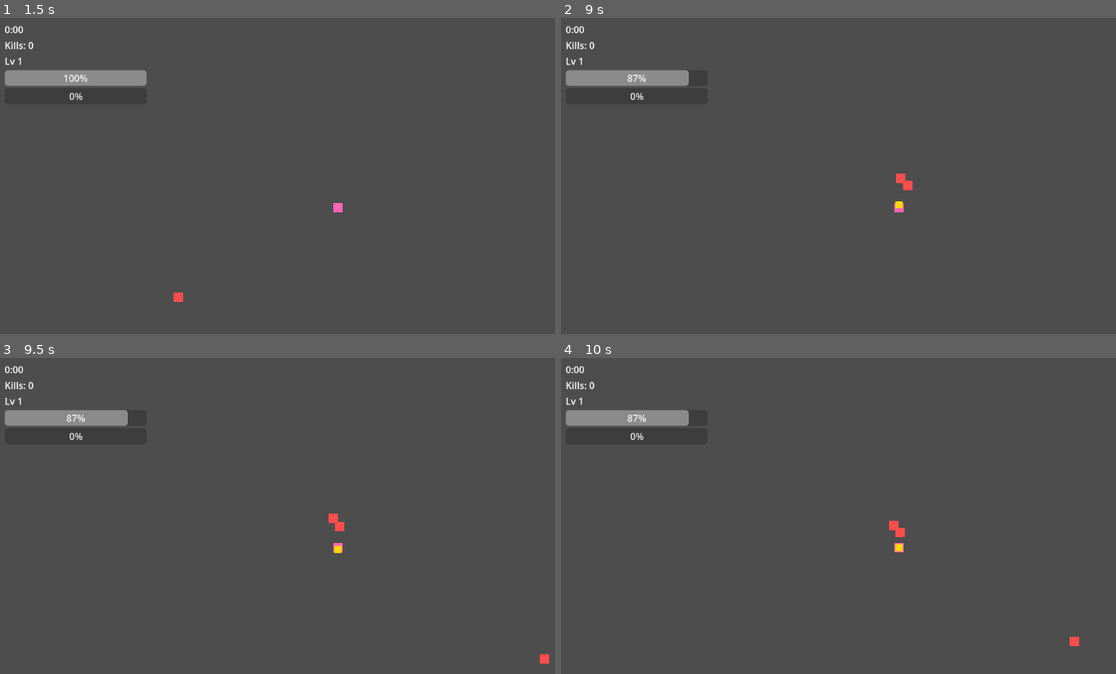
Above: before the commit, frames 1-4 (two rows, left to right).
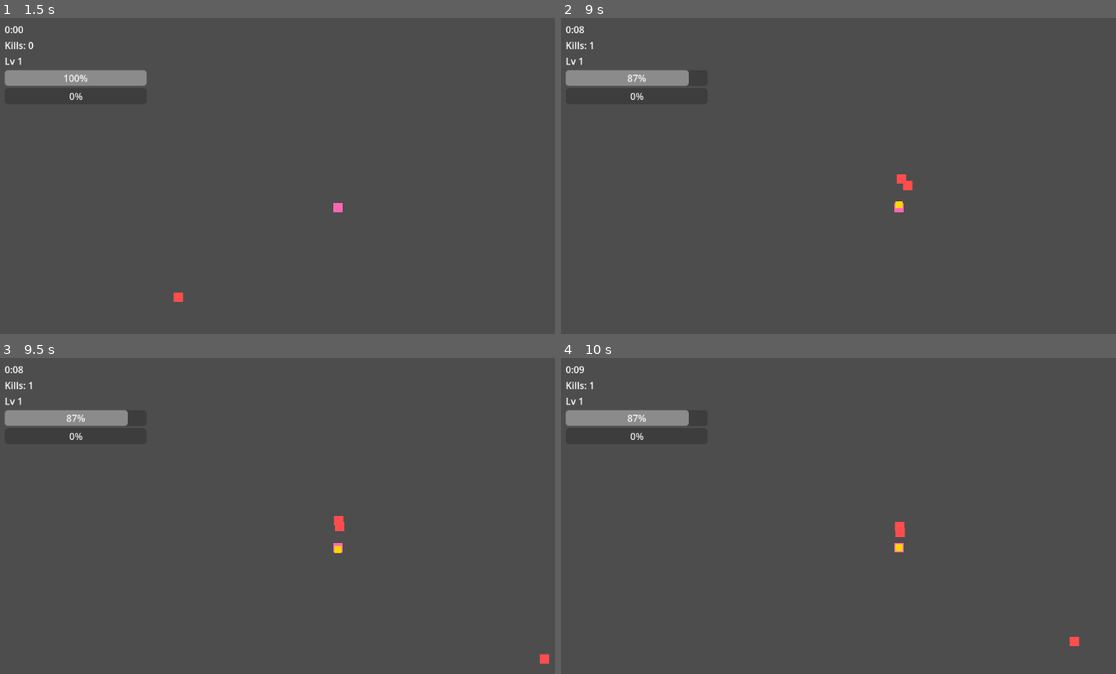
Above: after the commit, the same moments.

Repository: ZivHausler/survivers-likes-game
Game: Godot game, scene res://game/main.tscn
The game is run twice, just before and just after one commit, with the same random seed, the same clock (stepped at 60 frames per second) and the same inputs.
Inputs (mouse positions are in pixels of both pictures, inside the frame that each line leads up to):
- Up to frame 1 (1.5 s): click "Ziv" at 0.5 s; tap Enter at 1.25 s; move the mouse to (488, 188) at 1.27 s; hold D (move_right) from 1.28 s (still down); hold Shift from 1.28 s (still down); click (488, 188) at 1.42 s
- Up to frame 2 (9 s): release D (move_right) at 2 s; release Shift at 2 s; tap Space at 2, 3.5, 6.5 s; drag from (766, 226) to (899, 207) at 2.02 s; tap Enter at 2.75, 5 s; move the mouse to (966, 125) at 2.77 s; hold D (move_right) 2.78-3.5 s; tap Ctrl at 2.85, 7.35 s; drag from (866, 283) to (694, 150) at 3.52 s; move the mouse to (1099, 264) at 4.27 s; hold A (move_left) 4.28-5 s; tap Alt at 4.35, 8.85 s; drag from (694, 150) to (899, 207) at 5.02 s; move the mouse to (932, 207) at 5.77 s; hold S (move_down) 5.78-6.5 s; hold Shift 5.78-6.5 s; click (932, 207) at 5.92 s; drag from (799, 112) to (899, 207) at 6.52 s; move the mouse to (1049, 188) at 7.27 s; hold W (move_up) 7.28-8 s; drag from (766, 226) to (910, 125) at 8.02 s; move the mouse to (966, 125) at 8.77 s; hold S (move_down) from 8.78 s (still down)
- Up to frame 3 (9.5 s): keep holding S (move_down)
- Up to frame 4 (10 s): release S (move_down) at 9.5 s; drag from (866, 623) to (894, 519) at 9.52 s

Frame 1 is identical in both runs. In frame 2, less than 0.1% of the frame differs, in the area x 3-63%, y 2-53%; in frame 3, less than 0.1%, in the area x 3-62%, y 2-53%; in frame 4, less than 0.1%.

Commit message:
fix: bubble-enemy collision mask, HUD process_mode, swarm collision feel + guards
Two physics-server bugs the unit suite couldn't catch (tests bypass collisions):

1. CRITICAL: bubble.tscn collision_mask was 2 but enemies are on layer 1, so
   Bubble.body_entered never fired -> Avihay dealt zero damage -> couldn't
   level/evolve. Set bubble collision_mask = 1.
2. IMPORTANT: hud.gd process_mode was WHEN_PAUSED, freezing timer/kills/XP during
   normal play. Set PROCESS_MODE_ALWAYS (gd + tscn). UpgradeUI stays WHEN_PAUSED.

Feel: enemy.tscn + player.tscn keep collision_layer=1 (Area2D detection) but set
collision_mask=0 so bodies no longer wall up against each other (swarm overlap).
Contact damage is distance-based, unaffected. Needs manual playtest confirmation.

Docs: rewrite stale data-driven-characters.md to the shipped CharacterData schema;
add main-routing.md and repoint main.gd + character_select.gd headers at it; INDEX.

Regression guards (test/test_scene_config.gd, 6 tests): bubble/beam mask intersects
enemy layer; enemy/player stay on layer 1; HUD is ALWAYS; UpgradeUI is WHEN_PAUSED.

Full suite 115/115; headless main.tscn load clean.

Co-Authored-By: Claude Opus 4.8 (1M context) <noreply@anthropic.com>

Diff:
--- a/enemies/enemy.tscn
+++ b/enemies/enemy.tscn
@@ -9,6 +9,8 @@
 radius = 8.0
 
 [node name="Enemy" type="CharacterBody2D" groups=["enemies"]]
+collision_layer = 1
+collision_mask = 0
 script = ExtResource("1_enemy")
 
 [node name="Body" type="ColorRect" parent="."]
--- a/game/main.gd
+++ b/game/main.gd
@@ -1,4 +1,4 @@
-# See docs/notes/game-manager.md
+# See docs/notes/main-routing.md
 extends Node
 ## Entry point: immediately routes to the character selection screen.
 ## main.tscn is the project's main scene (set in project.godot).
--- a/player/player.tscn
+++ b/player/player.tscn
@@ -6,6 +6,8 @@
 size = Vector2(16, 16)
 
 [node name="Player" type="CharacterBody2D" groups=["player"]]
+collision_layer = 1
+collision_mask = 0
 script = ExtResource("1_player")
 
 [node name="ColorRect" type="ColorRect" parent="."]
--- /dev/null
+++ b/test/test_scene_config.gd
@@ -0,0 +1,50 @@
+extends GutTest
+## Regression guards for scene-level configuration that the physics-bypassing
+## unit tests can't catch: collision layer/mask wiring and HUD process_mode.
+
+# ── Projectile-vs-enemy collision detection ──────────────────────────────────
+
+## Bug #1 guard: Bubble.collision_mask must intersect Enemy.collision_layer,
+## otherwise body_entered never fires in a real run and Avihay deals zero damage.
+func test_bubble_mask_intersects_enemy_layer() -> void:
+	var bubble: Area2D = autofree(load("res://weapons/bubble.tscn").instantiate())
+	var enemy:  Node   = autofree(load("res://enemies/enemy.tscn").instantiate())
+	assert_ne(bubble.collision_mask & enemy.collision_layer, 0,
+		"Bubble.collision_mask (%d) must overlap Enemy.collision_layer (%d) so the projectile can detect enemies"
+		% [bubble.collision_mask, enemy.collision_layer])
+
+## Sanity: Ziv's Beam Area2D must also be able to detect enemies on their layer.
+func test_ziv_beam_mask_intersects_enemy_layer() -> void:
+	var weapon: Node2D = autofree(load("res://weapons/ziv_stunning_looks.tscn").instantiate())
+	var beam:   Area2D = weapon.get_node("Beam")
+	var enemy:  Node   = autofree(load("res://enemies/enemy.tscn").instantiate())
+	assert_ne(beam.collision_mask & enemy.collision_layer, 0,
+		"Beam.collision_mask (%d) must overlap Enemy.collision_layer (%d)"
+		% [beam.collision_mask, enemy.collision_layer])
+
+## Enemy must keep collision_layer = 1 so weapon/pickup Area2Ds can see it.
+func test_enemy_stays_on_layer_one() -> void:
+	var enemy: Node = autofree(load("res://enemies/enemy.tscn").instantiate())
+	assert_ne(enemy.collision_layer & 1, 0,
+		"Enemy must remain on collision_layer bit 1 for Area2D detection")
+
+## Player must keep collision_layer = 1 so the XPGem Area2D can detect it.
+func test_player_stays_on_layer_one() -> void:
+	var player: Node = autofree(load("res://player/player.tscn").instantiate())
+	assert_ne(player.collision_layer & 1, 0,
+		"Player must remain on collision_layer bit 1 for XPGem detection")
+
+# ── HUD process_mode ──────────────────────────────────────────────────────────
+
+## Bug #2 guard: HUD must use PROCESS_MODE_ALWAYS so its _process (timer, kills,
+## XP bar) runs during normal play AND while the level-up overlay pauses the tree.
+func test_hud_process_mode_is_always() -> void:
+	var hud: Node = add_child_autofree(load("res://ui/hud.tscn").instantiate())
+	assert_eq(hud.process_mode, Node.PROCESS_MODE_ALWAYS,
+		"HUD root process_mode must be PROCESS_MODE_ALWAYS (not WHEN_PAUSED, which freezes it during play)")
+
+## UpgradeUI is correctly WHEN_PAUSED — it must respond only while paused.
+func test_upgrade_ui_process_mode_is_when_paused() -> void:
+	var ui: Node = add_child_autofree(load("res://upgrades/upgrade_ui.tscn").instantiate())
+	assert_eq(ui.process_mode, Node.PROCESS_MODE_WHEN_PAUSED,
+		"UpgradeUI root process_mode must be PROCESS_MODE_WHEN_PAUSED")
--- a/ui/character_select.gd
+++ b/ui/character_select.gd
@@ -1,4 +1,4 @@
-# See docs/notes/how-to-add-a-character.md
+# See docs/notes/main-routing.md
 class_name CharacterSelect extends Control
 ## Character selection screen: two buttons, one per playable character.
 ## Sets RunState.selected_character then transitions to the arena.
--- a/ui/hud.gd
+++ b/ui/hud.gd
@@ -1,7 +1,8 @@
 # See docs/notes/hud.md
 class_name HUD extends CanvasLayer
 ## In-run heads-up display: timer, HP bar, XP bar + level, kill counter.
-## process_mode = PROCESS_MODE_WHEN_PAUSED so it stays live during level-up overlay.
+## process_mode = PROCESS_MODE_ALWAYS so _process runs BOTH during normal play
+## (live timer/kills/XP) and while the level-up overlay pauses the tree.
 
 @onready var _timer_label:  Label      = $VBox/TimerLabel
 @onready var _kills_label:  Label      = $VBox/KillsLabel
@@ -13,7 +14,7 @@
 var _player: Player = null
 
 func _ready() -> void:
-	process_mode = Node.PROCESS_MODE_WHEN_PAUSED
+	process_mode = Node.PROCESS_MODE_ALWAYS
 	GameEvents.player_hp_changed.connect(_on_hp_changed)
 	GameEvents.player_leveled_up.connect(_on_leveled_up)
 
--- a/ui/hud.tscn
+++ b/ui/hud.tscn
@@ -3,6 +3,7 @@
 [ext_resource type="Script" uid="uid://dg51ebxxt1vyo" path="res://ui/hud.gd" id="1_hud"]
 
 [node name="HUD" type="CanvasLayer"]
+process_mode = 3
 script = ExtResource("1_hud")
 
 [node name="VBox" type="VBoxContainer" parent="."]
--- a/weapons/bubble.tscn
+++ b/weapons/bubble.tscn
@@ -7,7 +7,7 @@
 
 [node name="Bubble" type="Area2D"]
 collision_layer = 4
-collision_mask = 2
+collision_mask = 1
 monitoring = true
 monitorable = false
 script = ExtResource("1_bubble")
Not shown, changed: docs/notes/INDEX.md
Not shown, changed: docs/notes/data-driven-characters.md
Not shown, added: docs/notes/main-routing.md
